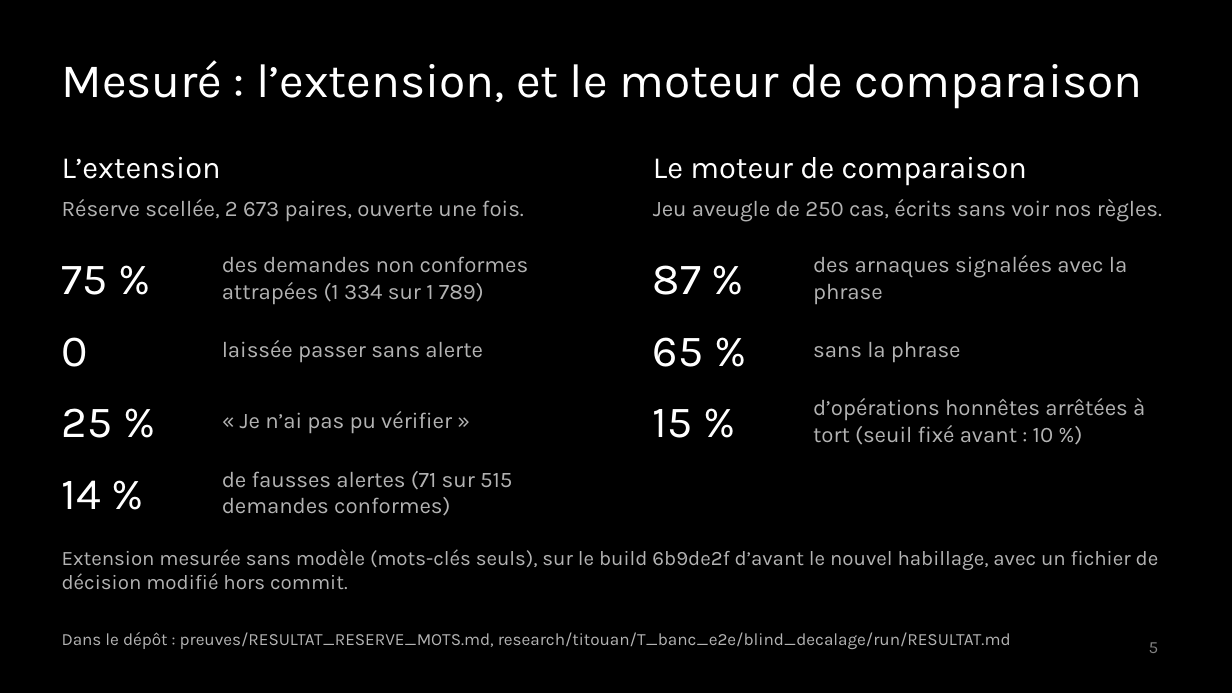
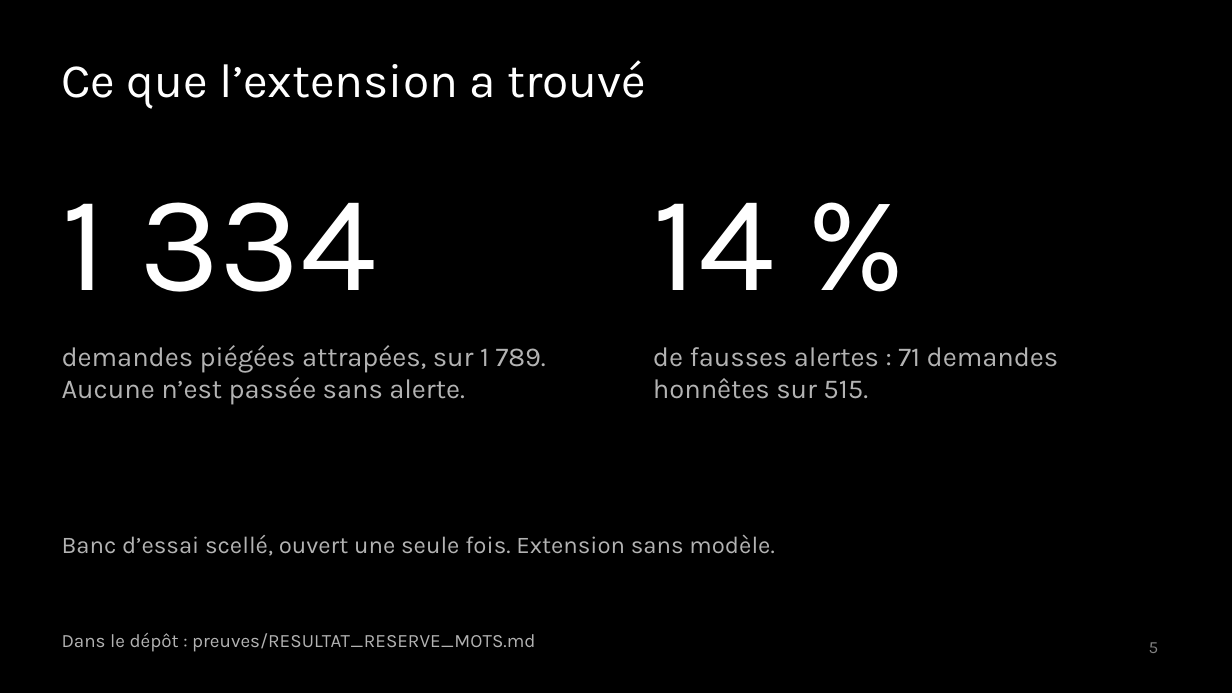
Before and after one commit to adembnn/secure-horizon, a slide deck: slide 5 of livrables/deck/holdup.pptx. Drawn at 1232x693 pixels with LibreOffice and Linux fonts; fonts in the diff are those of the drawing. Boxes give left, top, right and bottom in pixels: in the first picture for what was removed or moved away, otherwise in the second. Text is boxed around its words. In the diff, an @@ line names an element or a change of style, - is before the commit and + after.

```diff
--- a/livrables/deck/holdup.pptx
+++ b/livrables/deck/holdup.pptx
@@ text at (x1=62, y1=60, x2=646, y2=108): text changed @@
-Mesuré : l’extension, et le moteur de comparaison
+Ce que l’extension a trouvé
@@ text "14 %" moved from (x1=62, y1=480, x2=101, y2=509) to (x1=653, y1=202, x2=775, y2=290) @@
@@ text "14 %" at (x1=653, y1=202, x2=775, y2=290): size 26 to 80 pt; vertical alignment middle to top @@
@@ text removed at (x1=653, y1=157, x2=1027, y2=186) @@
-Le moteur de comparaison
@@ text at (x1=62, y1=202, x2=377, y2=292): text changed; size 18 to 80 pt @@
-L’extension
+1 334
@@ text removed at (x1=62, y1=199, x2=524, y2=222) @@
-Réserve scellée, 2 673 paires, ouverte une fois.
@@ text removed at (x1=653, y1=199, x2=1162, y2=222) @@
-Jeu aveugle de 250 cas, écrits sans voir nos règles.
@@ text removed at (x1=62, y1=266, x2=108, y2=295) @@
-75 %
@@ text removed at (x1=222, y1=256, x2=529, y2=305) @@
-des demandes non conformes attrapées (1 334 sur 1 789)
@@ text removed at (x1=653, y1=265, x2=701, y2=295) @@
-87 %
@@ text removed at (x1=813, y1=255, x2=1127, y2=305) @@
-des arnaques signalées avec la phrase
@@ text removed at (x1=62, y1=337, x2=88, y2=367) @@
-0
@@ text added at (x1=62, y1=345, x2=546, y2=405), 16 pt, text #B3B3B3 @@
+demandes piégées attrapées, sur 1 789. Aucune n’est passée sans alerte.
@@ text removed at (x1=222, y1=340, x2=483, y2=363) @@
-laissée passer sans alerte
@@ text at (x1=653, y1=347, x2=1059, y2=399): text changed; size 13 to 16 pt @@
-de fausses alertes (71 sur 515 demandes conformes)
+de fausses alertes : 71 demandes honnêtes sur 515.
@@ text "de fausses alertes : 71 ..." at (x1=653, y1=347, x2=1059, y2=399): vertical alignment middle to top @@
@@ text removed at (x1=653, y1=337, x2=704, y2=367) @@
-65 %
@@ text removed at (x1=813, y1=342, x2=961, y2=363) @@
-sans la phrase
@@ text removed at (x1=62, y1=408, x2=113, y2=438) @@
-25 %
@@ text removed at (x1=240, y1=411, x2=452, y2=434) @@
-« Je n’ai pas pu vérifier »
@@ text removed at (x1=653, y1=409, x2=693, y2=438) @@
-15 %
@@ text removed at (x1=813, y1=398, x2=1145, y2=444) @@
-d’opérations honnêtes arrêtées à tort (seuil fixé avant : 10 %)
@@ text added at (x1=62, y1=535, x2=774, y2=556), 14 pt, text #B3B3B3 @@
+Banc d’essai scellé, ouvert une seule fois. Extension sans modèle.
@@ text removed at (x1=62, y1=549, x2=1159, y2=589) @@
-Extension mesurée sans modèle (mots-clés seuls), sur le build 6b9de2f d’avant le nouvel habillage, avec un fichier de décision modifié hors commit.
@@ text at (x1=62, y1=633, x2=535, y2=652): text changed; size 10 to 11 pt @@
-Dans le dépôt : preuves/RESULTAT_RESERVE_MOTS.md, research/titouan/T_banc_e2e/blind_decalage/run/RESULTAT.md
+Dans le dépôt : preuves/RESULTAT_RESERVE_MOTS.md
```
Also in this commit, not shown: 3 other slides changed, 5 other files.
